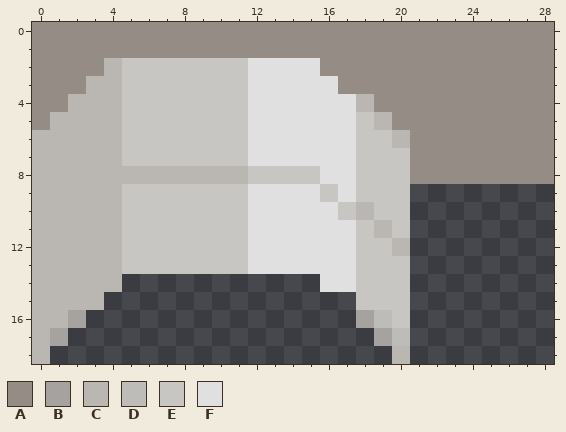
Pixel-art sprite, stored at html/img/tube-top-right.png. The first picture shows the starting point.
The file is 87x57 pixels, drawn in blocks of 3x3; one block is one cell here. Colours within 5 levels of each other are drawn and written as one.
Palette (. is transparent): A #968c86  B #a5a29f  C #bab7b3  D #bebcb9  E #c8c6c3  F #e0e0e0
Pixels before, first column x 0:
 0 AAAAAAAAAAAAAAAAAAAAAAAAAAAAA
 1 AAAAAAAAAAAAAAAAAAAAAAAAAAAAA
 2 AAAACEEEEEEEFFFFAAAAAAAAAAAAA
 3 AAACCEEEEEEEFFFFFAAAAAAAAAAAA
 4 AACCCEEEEEEEFFFFFFCAAAAAAAAAA
 5 ACCCCEEEEEEEFFFFFFECAAAAAAAAA
 6 CCCCCEEEEEEEFFFFFFEECAAAAAAAA
 7 CCCCCEEEEEEEFFFFFFEEEAAAAAAAA
 8 CCCCCCCCCCCCEEEEFFEEEAAAAAAAA
 9 CCCCCEEEEEEEFFFFEFEEE........
10 CCCCCEEEEEEEFFFFFECEE........
11 CCCCCEEEEEEEFFFFFFECE........
12 CCCCCEEEEEEEFFFFFFEEC........
13 CCCCCEEEEEEEFFFFFFEEE........
14 CCCCC...........FFEEE........
15 CCCC..............EEE........
16 CCB...............BDE........
17 CB.................BD........
18 C...................C........
After the commit:
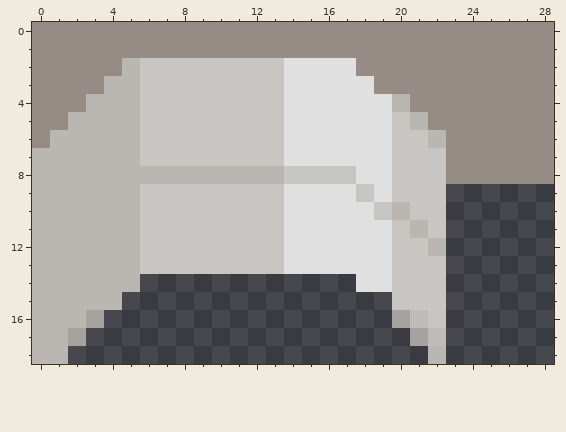
What changed:
y 2: x 4..5 CE -> AC; x 12..13 FF -> EE; x 16..17 AA -> FF
y 3: x 3 C -> A; x 5 E -> C; x 12..13 FF -> EE; x 17..18 AA -> FF
y 4: x 2 C -> A; x 5 E -> C; x 12..13 FF -> EE; x 18..20 CAA -> FFC
y 5: x 1 C -> A; x 5 E -> C; x 12..13 FF -> EE; x 18..21 ECAA -> FFEC
y 6: x 0 C -> A; x 5 E -> C; x 12..13 FF -> EE; x 18..22 EECAA -> FFEEC
y 7: x 5 E -> C; x 12..13 FF -> EE; x 18..19 EE -> FF; x 21..22 AA -> EE
y 8: x 12..13 EE -> CC; x 16..19 FFEE -> EEFF; x 21..22 AA -> EE
y 9: x 5 E -> C; x 12..13 FF -> EE; x 16 E -> F; x 19 E -> F; x 21..22 .. -> EE
y 10: x 5 E -> C; x 12..13 FF -> EE; x 17..18 EC -> FF; x 20..22 E.. -> CEE
y 11: x 5 E -> C; x 12..13 FF -> EE; x 18..19 EC -> FF; x 21..22 .. -> CE
y 12: x 5 E -> C; x 12..13 FF -> EE; x 18..22 EEC.. -> FFEEC
y 13: x 5 E -> C; x 12..13 FF -> EE; x 18..19 EE -> FF; x 21..22 .. -> EE
y 14: x 5 . -> C; x 16..19 FFEE -> ..FF; x 21..22 .. -> EE
y 15: x 4 . -> C; x 18..19 EE -> ..; x 21..22 .. -> EE
y 16: x 2..3 B. -> CB; x 18..22 BDE.. -> ..BDE
y 17: x 1..2 B. -> CB; x 19..22 BD.. -> ..BD
y 18: x 1 . -> C; x 20 C -> .; x 22 . -> C
Boxes around the changes in both pictures, in picture pixels (x1, y1, x2, y2):
changed: (32, 58, 140, 364)
changed: (248, 58, 446, 364)
